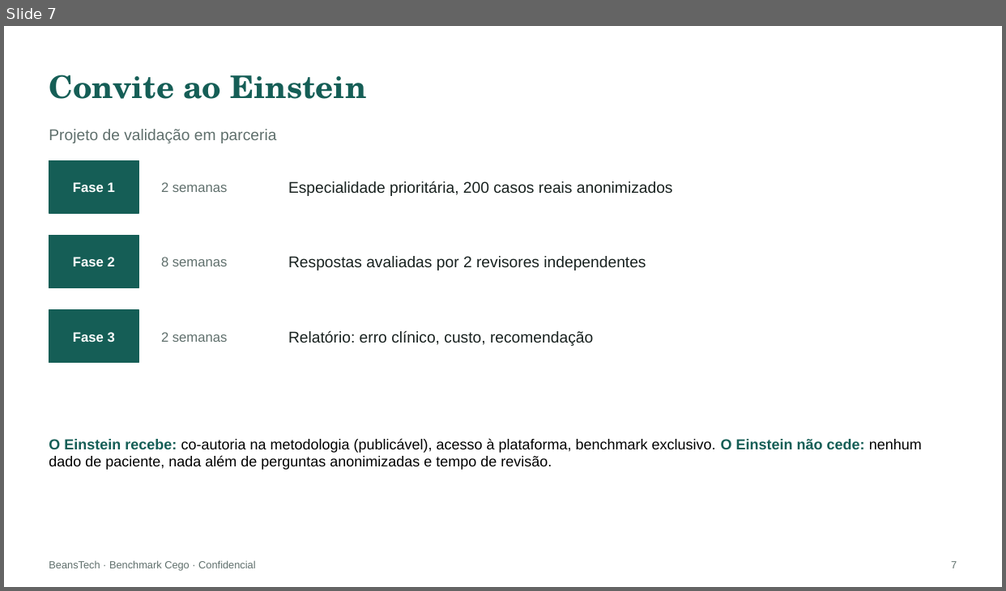
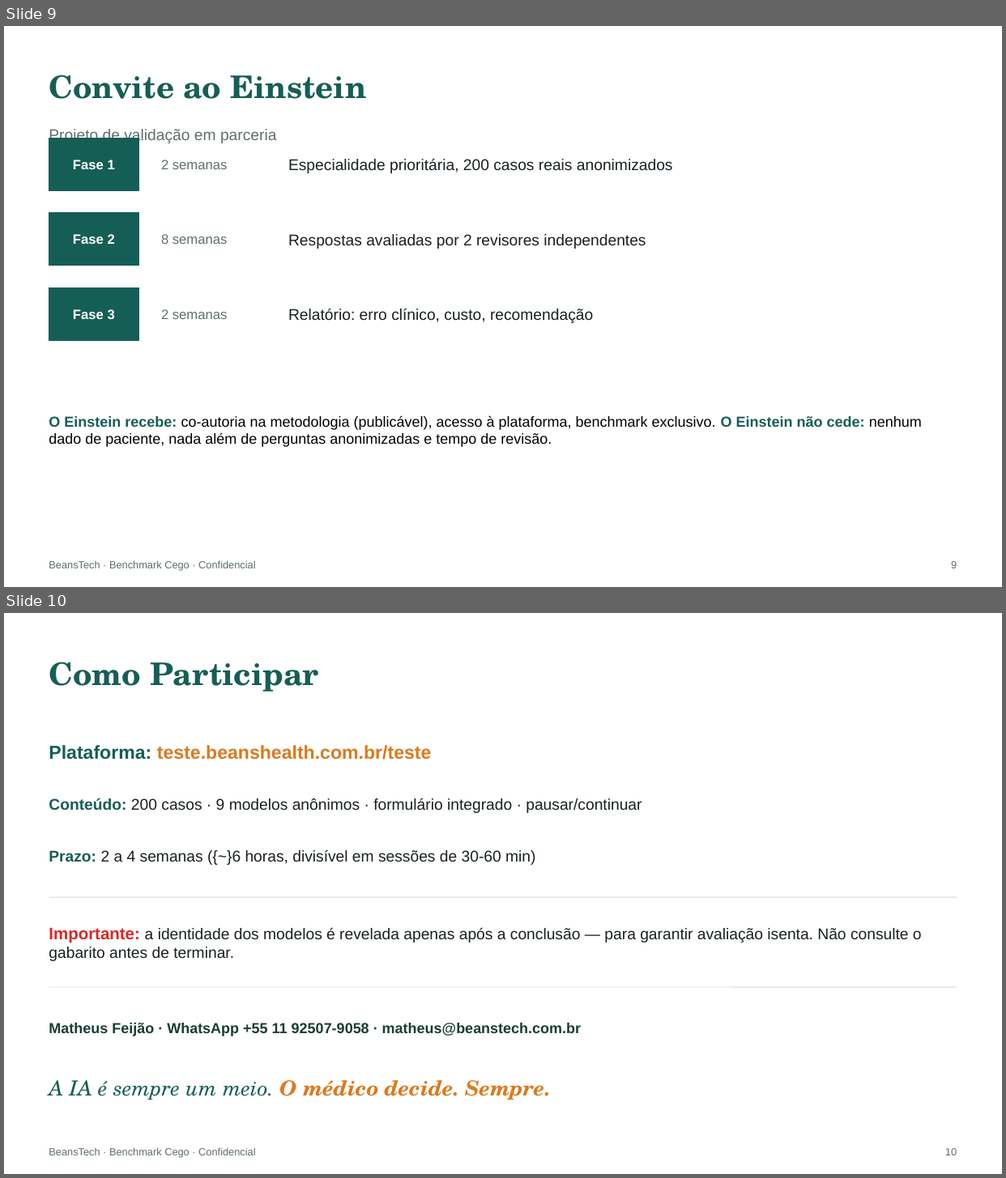
Before and after one commit to beanstechhub/healthtech-infra, a slide deck: apresentacoes/Benchmark_Cego_Medicos.pptx. Shown one above the other, each under a label of ours: slide 7 before the commit, slides 9 and 10 after it. The pictures are 1006x591 and 1006x1178 pixels, drawn with LibreOffice and Linux fonts; fonts in the diff are those of the drawing. Boxes give left, top, right and bottom in pixels: in the first picture for what was removed or moved away, otherwise in the second. Text is boxed around its words. In the diff, an @@ line names an element or a change of style, - is before the commit and + after.

Commit message:
Slides completos: LGPD, IA como ferramenta, Einstein 5/8 preenchidos, Qwen 5/6/8 com contexto clínico, Benchmark 10 slides

```diff
--- a/apresentacoes/Benchmark_Cego_Medicos.pptx
+++ b/apresentacoes/Benchmark_Cego_Medicos.pptx
@@ slide 10 added at box(4, 613, 1002, 1174), background #FFFFFF @@
@@ text added at box(49, 662, 318, 692), 30 pt, text #155E56, bold @@
+Como Participar
@@ text added at box(49, 745, 432, 760), 18 pt, text #D97B1E, bold @@
+Plataforma: teste.beanshealth.com.br/teste
@@ text added at box(49, 798, 641, 813), 15 pt, text #18211F @@
+Conteúdo: 200 casos · 9 modelos anônimos · formulário integrado · pausar/continuar
@@ text added at box(49, 850, 535, 865), 15 pt, text #18211F @@
+Prazo: 2 a 4 semanas ({~}6 horas, divisível em sessões de 30-60 min)
@@ line added from (49, 897) to (957, 897), #CFDCD9 0.75 pt @@
@@ text added at box(49, 928, 922, 961), 15 pt, text #18211F @@
+Importante: a identidade dos modelos é revelada apenas após a conclusão — para garantir avaliação isenta. Não consulte o gabarito antes de terminar.
@@ line added from (49, 987) to (957, 987), #CFDCD9 0.75 pt @@
@@ text added at box(49, 1023, 581, 1037), 14 pt, text #1A3C34, bold @@
+Matheus Feijão · WhatsApp +55 11 92507-9058 · matheus@beanstech.com.br
@@ text added at box(49, 1080, 551, 1101), 20 pt, text #D97B1E, bold, italic @@
+A IA é sempre um meio. O médico decide. Sempre.
@@ text added at box(49, 1148, 255, 1158), 10 pt, text #5F6F6C @@
+BeansTech · Benchmark Cego · Confidencial
@@ text added at box(945, 1148, 957, 1156), 10 pt, text #5F6F6C @@
+10
@@ what was slide 7 is now slide 9 @@
@@ slide 9 changed as well @@
@@ 3 texts, 1 rectangle: place and size @@
-3 texts, 1 rectangle at box(49, 160, 646, 271)
+3 texts, 1 rectangle at box(49, 139, 646, 249)
@@ 6 texts, 2 rectangles: place and size @@
-6 texts, 2 rectangles at box(49, 182, 673, 363)
+6 texts, 2 rectangles at box(49, 159, 673, 340)
@@ text "O Einstein recebe: co-autoria na ...": place and size @@
-text "O Einstein recebe: co-autoria na ..." at box(49, 438, 922, 470)
+text "O Einstein recebe: co-autoria na ..." at box(49, 416, 922, 447)
@@ text at box(951, 561, 957, 569): text changed @@
-7
+9
```
Also in this commit, not shown: 6 other slides changed, 2 other slides added, 1 slide removed, 10 other files.
